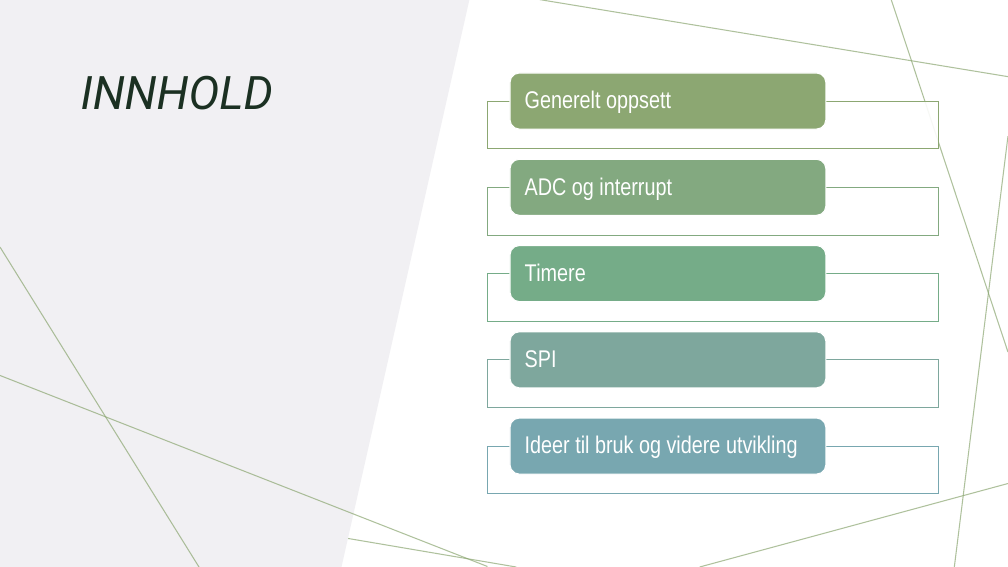
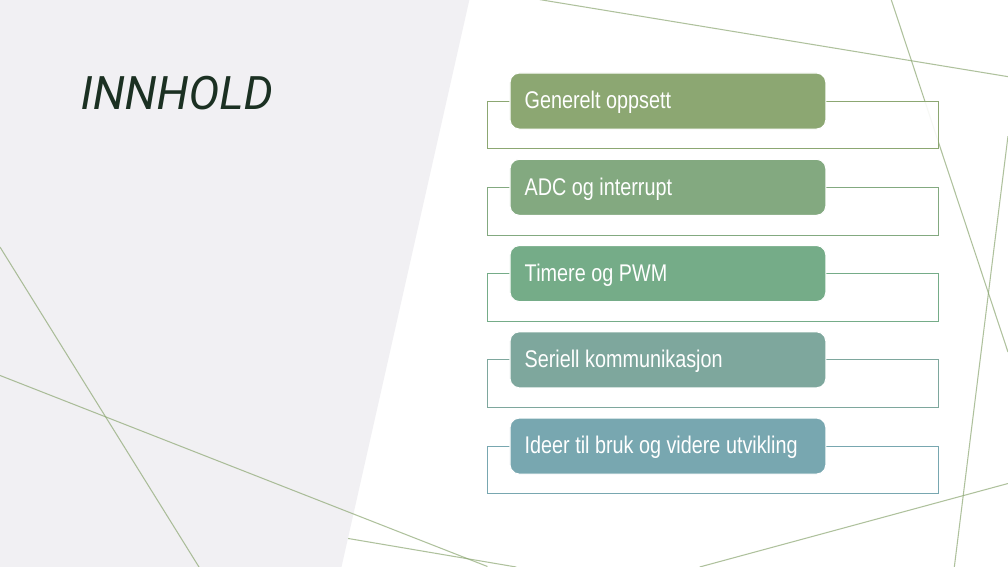
Before and after one commit to IELET2111-project/Hourglass, a slide deck: slide 2 of Presentasjon mikrokontrollere.pptx. Drawn at 1008x567 pixels with LibreOffice and Linux fonts; fonts in the diff are those of the drawing. Boxes give left, top, right and bottom in pixels: in the first picture for what was removed or moved away, otherwise in the second. Text is boxed around its words. In the diff, an @@ line names an element or a change of style, - is before the commit and + after.

```diff
--- a/Presentasjon mikrokontrollere.pptx
+++ b/Presentasjon mikrokontrollere.pptx
@@ text at [525,263,667,286]: text changed @@
-Timere
+Timere og PWM
@@ text at [525,349,722,372]: text changed @@
-SPI
+Seriell kommunikasjon
```
Also in this commit, not shown: 4 other slides changed, 2 slides added, 2 slides removed.
